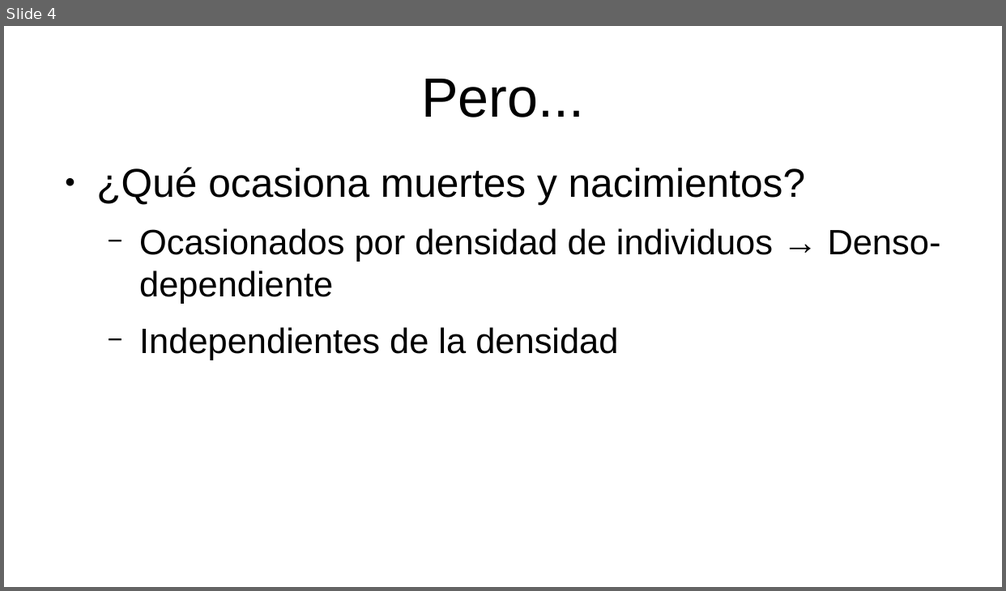
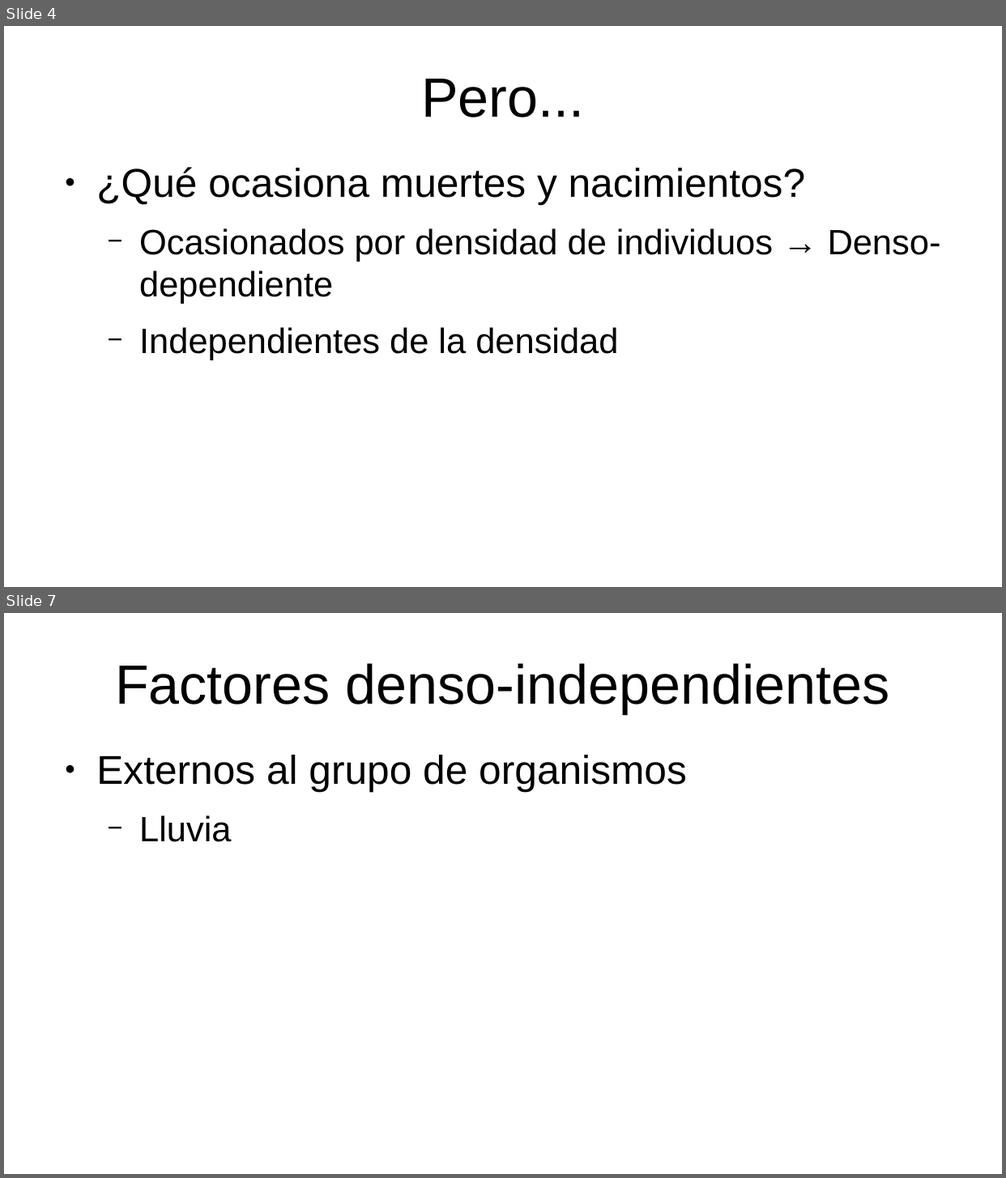
Before and after one commit to gerardommc/Ecologia-poblaciones, a slide deck: Unidad-2/Regulacion-poblaciones.odp. Shown one above the other, each under a label of ours: slide 4 before the commit, slides 4 and 7 after it; the slides between them are not shown. The pictures are 1006x591 and 1006x1178 pixels, drawn with LibreOffice and Linux fonts; fonts in the diff are those of the drawing. Boxes give left, top, right and bottom in pixels: in the first picture for what was removed or moved away, otherwise in the second. Text is boxed around its words. In the diff, an @@ line names an element or a change of style, - is before the commit and + after.

```diff
--- a/Unidad-2/Regulacion-poblaciones.odp
+++ b/Unidad-2/Regulacion-poblaciones.odp
@@ slide 7 added at (4, 613, 1002, 1174), background #FFFFFF @@
@@ title added at (115, 663, 890, 714), 44 pt, text #000000 @@
+Factores denso-independientes
@@ text added at (96, 755, 687, 842), 32 pt, text #000000 @@
+● Externos al grupo de organismos
+  − Lluvia
```
Also in this commit, not shown: 4 other slides added, 1 slide removed, 1 other file.
